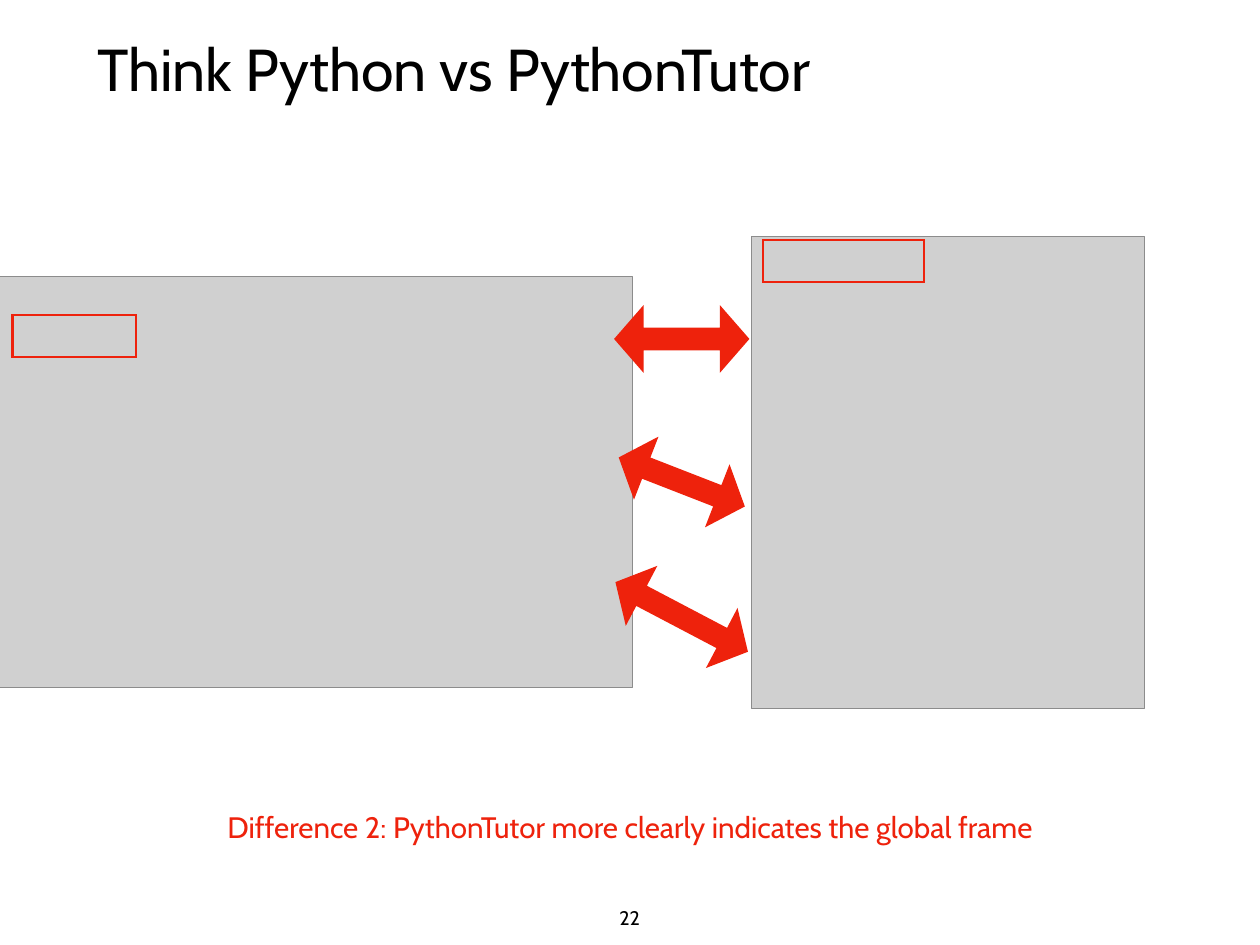
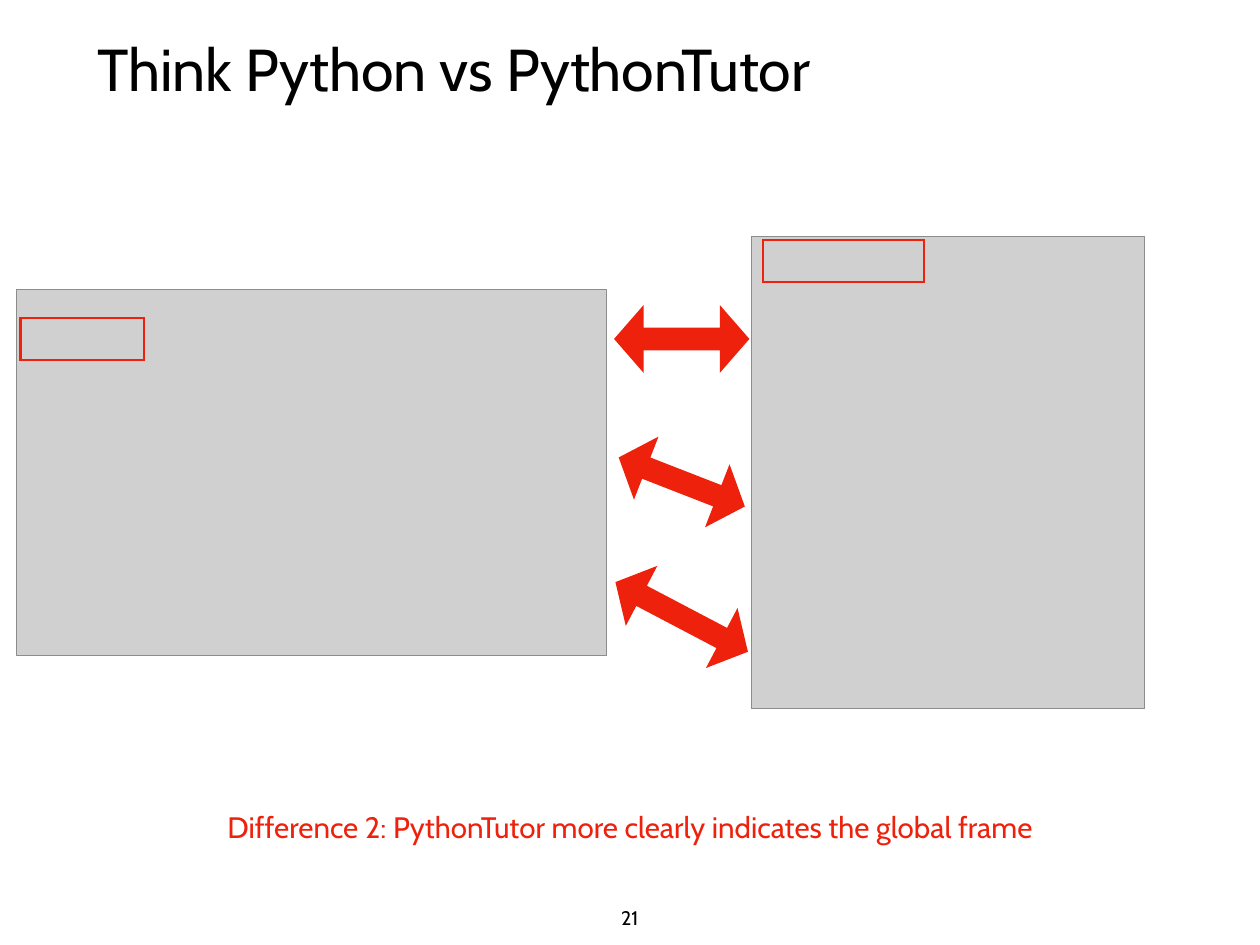
Before and after one commit to tylerharter/caraza-harter-com, a slide deck: slide 21 of tyler/meena/cs220/f20/materials/lec_07_F20.ppt (slide 22 before the commit). Drawn at 1260x945 pixels with LibreOffice and Linux fonts; fonts in the diff are those of the drawing; grey boxes stand for pictures. Boxes give left, top, right and bottom in pixels: in the first picture for what was removed or moved away, otherwise in the second. Text is boxed around its words. In the diff, an @@ line names an element or a change of style, - is before the commit and + after.

```diff
--- a/tyler/meena/cs220/f20/materials/lec_07_F20.ppt
+++ b/tyler/meena/cs220/f20/materials/lec_07_F20.ppt
@@ picture: place and size @@
-picture at bbox=[0, 276, 633, 688]
+picture at bbox=[17, 289, 606, 656]
@@ rectangle: place and size @@
-rectangle at bbox=[12, 315, 136, 357]
+rectangle at bbox=[20, 318, 144, 361]
@@ page number at bbox=[621, 911, 638, 925]: text changed @@
-22
+21
```
Also in this commit, not shown: 13 other slides changed, 1 slide removed, 1 other file.
